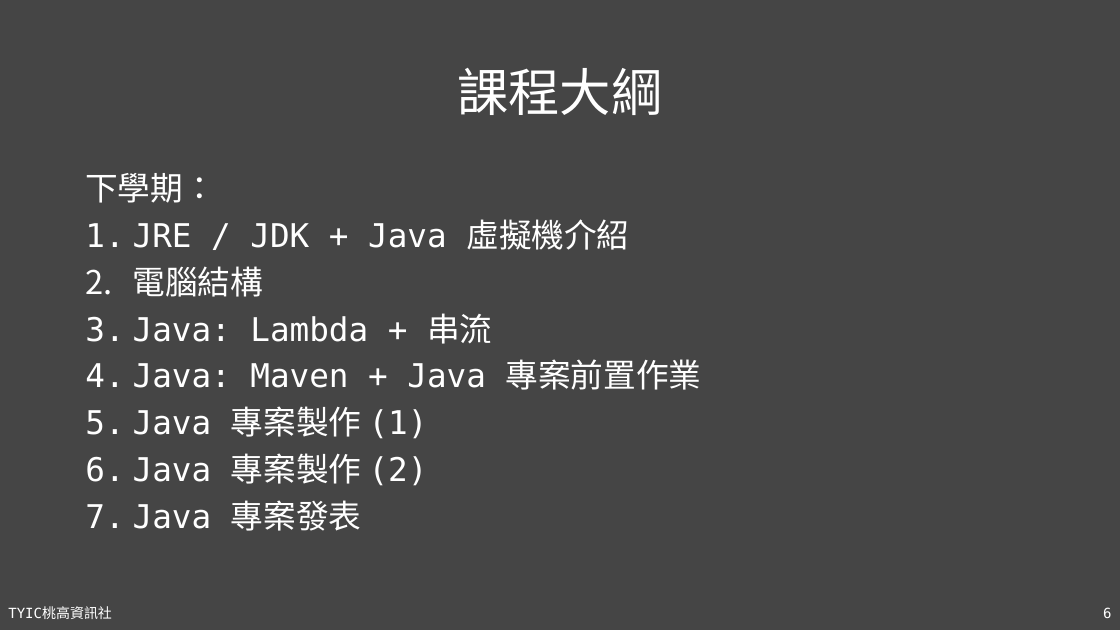
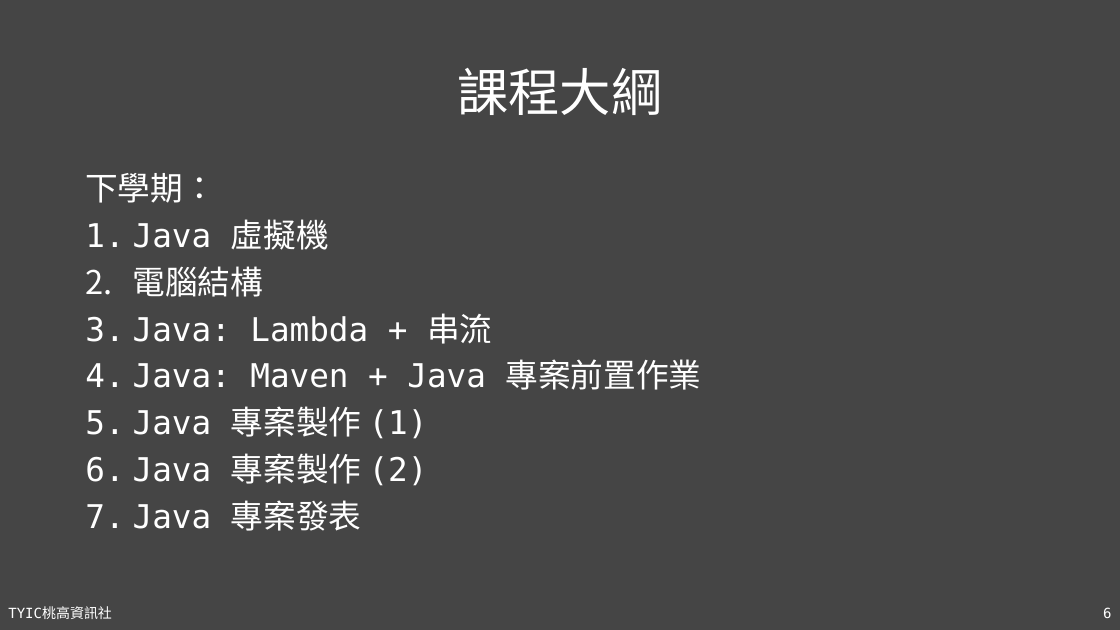
Before and after one commit to TYSHIC/slides, a slide deck: slide 6 of powerpoint/01_基本事項.pptx. Drawn at 1120x630 pixels with LibreOffice and Linux fonts; fonts in the diff are those of the drawing. Boxes give left, top, right and bottom in pixels: in the first picture for what was removed or moved away, otherwise in the second. Text is boxed around its words. In the diff, an @@ line names an element or a change of style, - is before the commit and + after.

```diff
--- a/powerpoint/01_基本事項.pptx
+++ b/powerpoint/01_基本事項.pptx
@@ text at [133,219,329,250]: text changed @@
-1. JRE / JDK + Java 虛擬機介紹
+1. Java 虛擬機
```
Also in this commit, not shown: 1 other slide changed, 13 other files.
